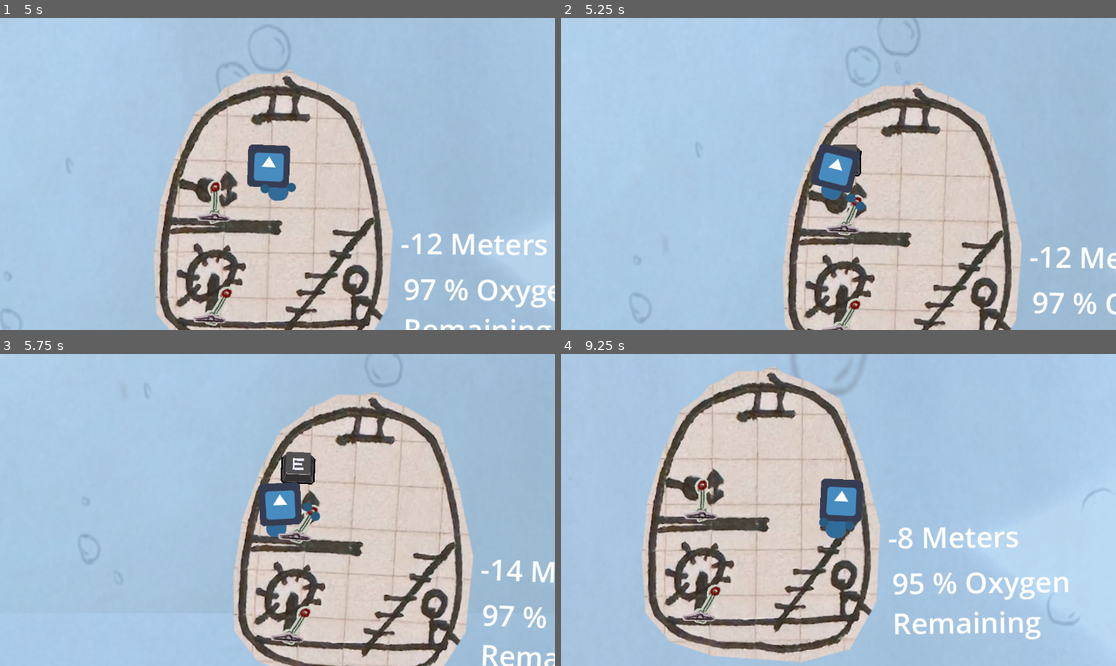
Above: before the commit, frames 1-4 (two rows, left to right).
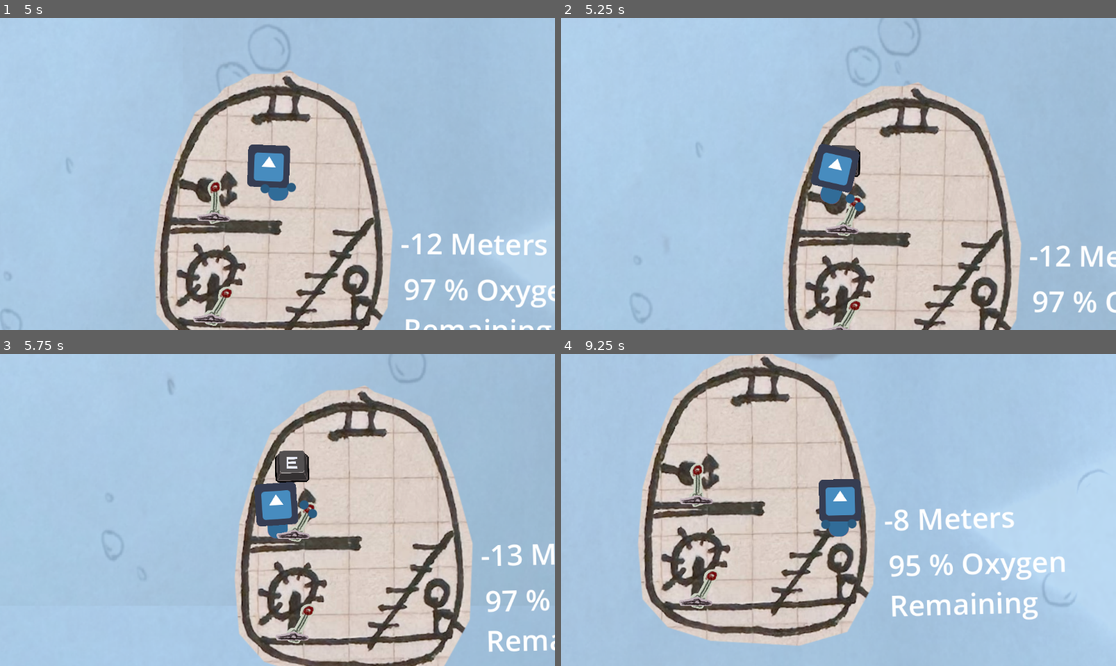
Above: after the commit, the same moments.

Repository: calzila/GGJ_2025
Game: Godot game, scene res://Overworld.tscn
The game is run twice, just before and just after one commit, with the same random seed, the same clock (stepped at 60 frames per second) and the same inputs. The engine's default icon, where the game draws it, is replaced by a stand-in: a white triangle on a blue panel in a dark square.
Inputs:
- Up to frame 1 (5 s): tap Enter (ui_accept) at 0.5, 0.77, 1.52, 3.02, 3.77, 4.52 s; hold D (move_right) 0.53-2.03 s; tap E (Grab) every 0.75 s from 0.6 to 4.35 s; hold A (move_left) 2.03-2.78 s; hold D (move_right) 2.78-4.28 s; hold A (move_left) from 4.28 s (still down)
- Up to frame 2 (5.25 s): release A (move_left) at 5.03 s; hold D (move_right) from 5.03 s (still down); tap E (Grab) at 5.1 s
- Up to frame 3 (5.75 s): keep holding D (move_right)
- Up to frame 4 (9.25 s): release D (move_right) at 5.78 s; hold A (move_left) 5.78-7.28 s; tap E (Grab) every 0.75 s from 5.85 to 8.85 s; tap Enter (ui_accept) at 6.02, 6.77, 7.52, 9.02 s; hold D (move_right) from 7.28 s (still down)

Frame 1 is identical in both runs. In frame 2, 3.3% of the frame differs, in the area x 40-100%, y 20-100%; in frame 3, 14%; in frame 4, 23%, in the area x 13-98%, y 0-99%.
Error in both runs: Invalid assignment of property or key 'playerIsHolding' with value of type 'bool' on a base object of type 'Nil'. (res://grabber.gd:46)

Commit message:
Setting up seperate lever functionalities

Diff:
--- a/TheSub.tscn
+++ b/TheSub.tscn
@@ -110,6 +110,7 @@
 [node name="Lever_Light" parent="." instance=ExtResource("6_3th0t")]
 position = Vector2(-125, -213)
 rotation = 0.00245824
+movesLight = true
 
 [node name="TimerFishSpawn" type="Timer" parent="."]
 
@@ -129,6 +130,7 @@
 [node name="Lever_Steering" parent="." instance=ExtResource("6_3th0t")]
 position = Vector2(-132, -2)
 rotation = 0.00491648
+thrustsShip = true
 
 [node name="PointLight2D" type="PointLight2D" parent="."]
 position = Vector2(0, -223)
--- a/lever.gd
+++ b/lever.gd
@@ -22,12 +22,12 @@
 		inputValue = Input.get_axis("move_left", "move_right")
 		$PivotPoint.rotation = $PivotPoint.rotation + (inputValue * 0.5 - $PivotPoint.rotation) * (delta * 10)
 
-
-		parentGrabber.theSub.apply_central_force(Vector2(inputValue,0) * 90000 * delta)
-
-		parentGrabber.theSub.apply_torque((inputValue) * 20000000 * delta)
+		if thrustsShip:
+			parentGrabber.theSub.apply_central_force(Vector2(inputValue,0) * 90000 * delta)
+			parentGrabber.theSub.apply_torque((inputValue) * 20000000 * delta)
 
 		if player != null:
+			# put the hand on the lever
 			player.hand_L.global_position = $PivotPoint/HandSpot_L.global_position
 			player.hand_R.global_position = $PivotPoint/HandSpot_R.global_position
 
